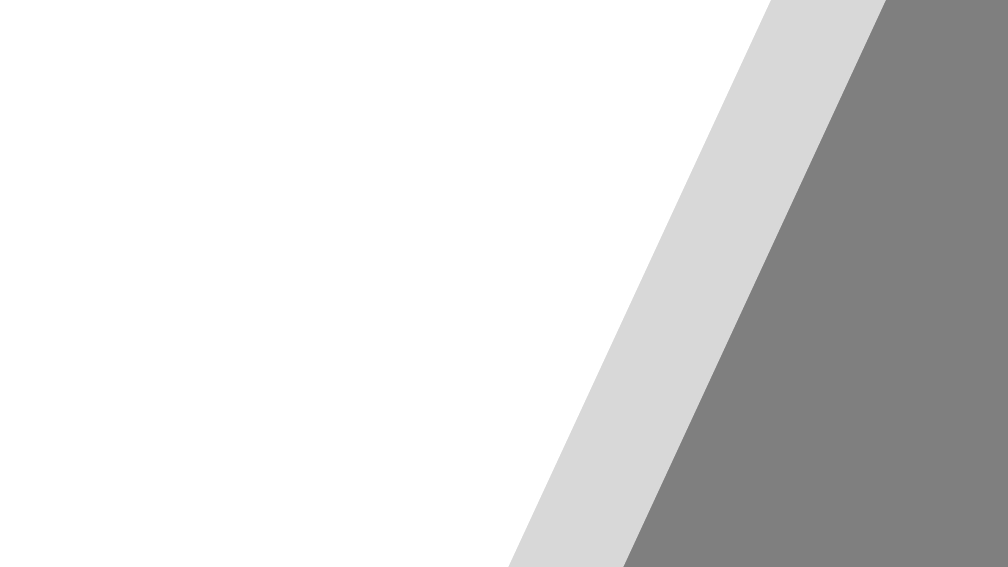
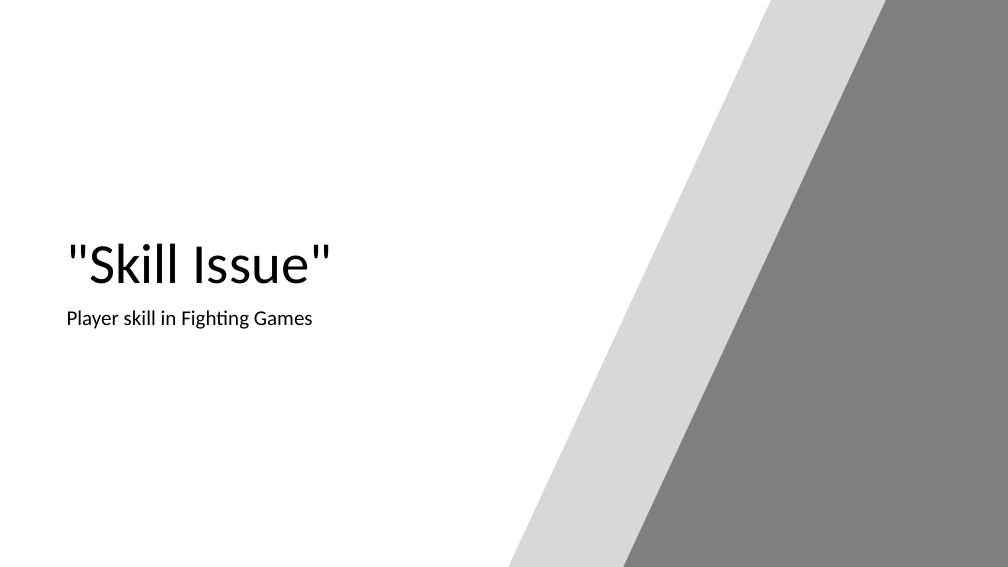
Before and after one commit to JFLagar/BATesis, a slide deck: slide 1 of ProposalPresentation.pptx. Drawn at 1008x567 pixels with LibreOffice and Linux fonts; fonts in the diff are those of the drawing. Boxes give left, top, right and bottom in pixels: in the first picture for what was removed or moved away, otherwise in the second. Text is boxed around its words. In the diff, an @@ line names an element or a change of style, - is before the commit and + after.

```diff
--- a/ProposalPresentation.pptx
+++ b/ProposalPresentation.pptx
@@ title added at (x1=67, y1=243, x2=332, y2=284), 54 pt, text #000000 @@
+"Skill Issue"
@@ subtitle added at (x1=67, y1=310, x2=313, y2=329), 20 pt, text #000000 @@
+Player skill in Fighting Games
```
Also in this commit, not shown: 1 slide added, 1 slide removed, 4 other files.
